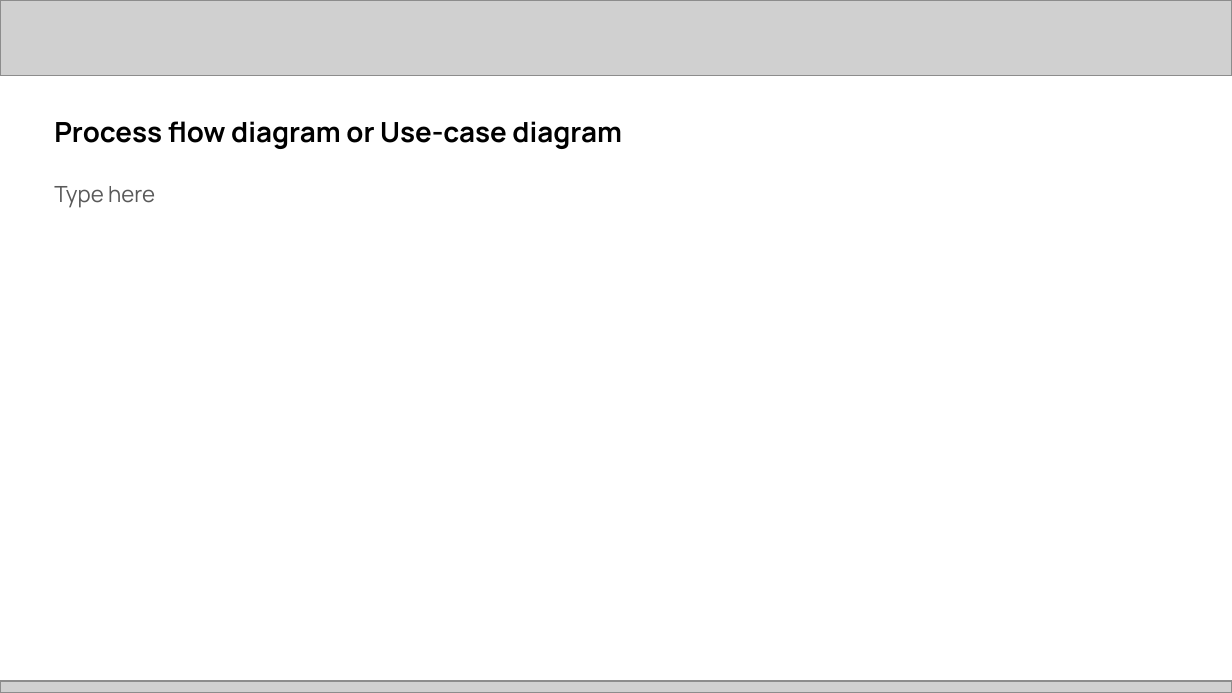
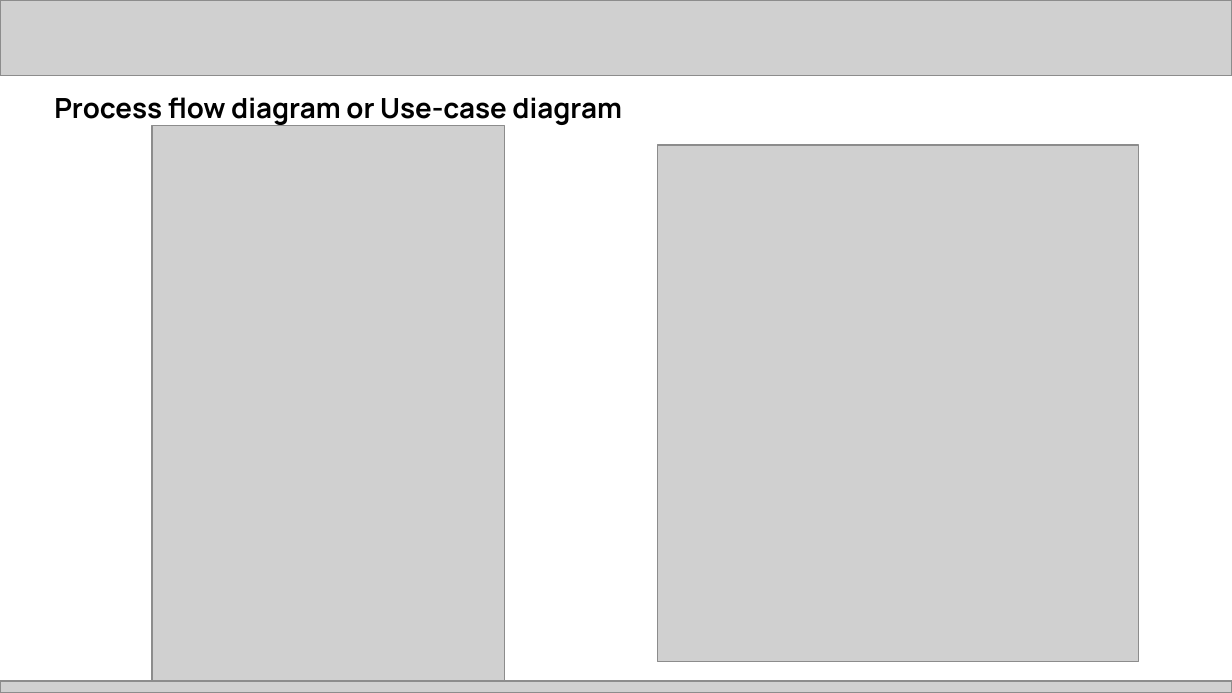
Before and after one commit to ChanchalTaye/Curb-AI, a slide deck: slide 5 of Project Submission Deck _ AMD Slingshot.pptx. Drawn at 1232x693 pixels with LibreOffice and Linux fonts; fonts in the diff are those of the drawing; grey boxes stand for pictures. Boxes give left, top, right and bottom in pixels: in the first picture for what was removed or moved away, otherwise in the second. Text is boxed around its words. In the diff, an @@ line names an element or a change of style, - is before the commit and + after.

```diff
--- a/Project Submission Deck _ AMD Slingshot.pptx
+++ b/Project Submission Deck _ AMD Slingshot.pptx
@@ title "Process flow diagram or Use-case ...": place and size @@
-title "Process flow diagram or Use-case ..." at bbox=[54, 121, 622, 149]
+title "Process flow diagram or Use-case ..." at bbox=[54, 97, 622, 125]
@@ picture added at bbox=[153, 126, 505, 681] @@
@@ picture added at bbox=[657, 145, 1138, 662] @@
@@ subtitle removed at bbox=[54, 186, 155, 208] @@
-Type here
```
Also in this commit, not shown: 10 other slides changed, 3 slides removed, 26 other files.
